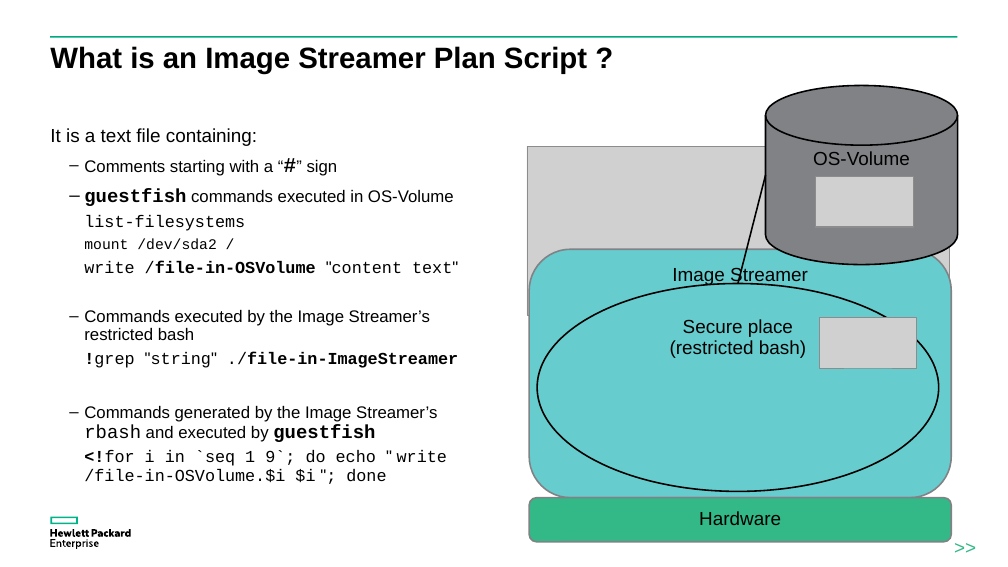
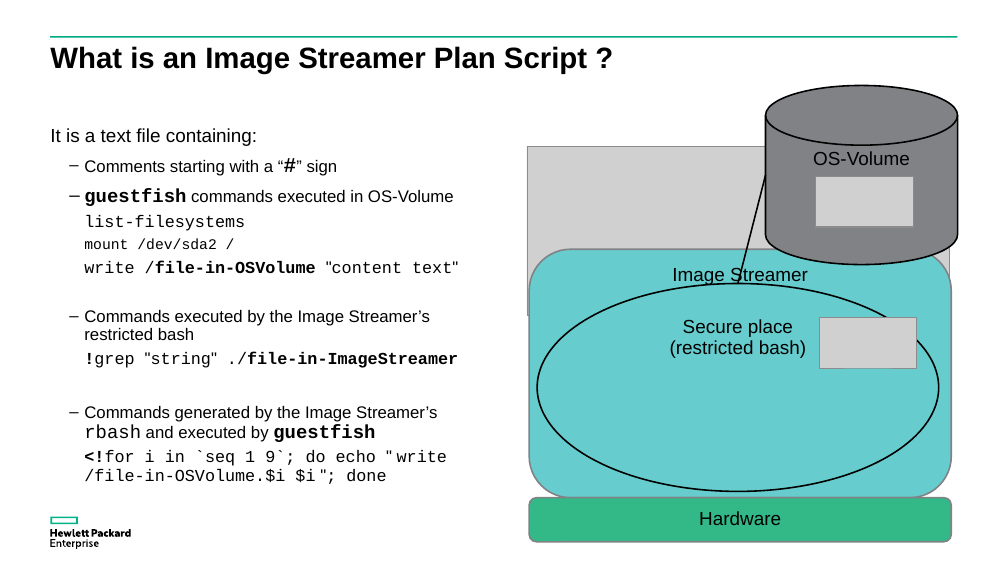
Before and after one commit to donzef/image-streamer-linux, a slide deck: slide 11 of docs/Guestfish-and-ImageStreamer.ppsx. Drawn at 1008x567 pixels with LibreOffice and Linux fonts; fonts in the diff are those of the drawing; grey boxes stand for pictures. Boxes give left, top, right and bottom in pixels: in the first picture for what was removed or moved away, otherwise in the second. Text is boxed around its words. In the diff, an @@ line names an element or a change of style, - is before the commit and + after.

```diff
--- a/docs/Guestfish-and-ImageStreamer.ppsx
+++ b/docs/Guestfish-and-ImageStreamer.ppsx
@@ text removed at bbox=[928, 529, 1003, 567] @@
->>
```
Also in this commit, not shown: 20 other slides changed, 1 slide added.
